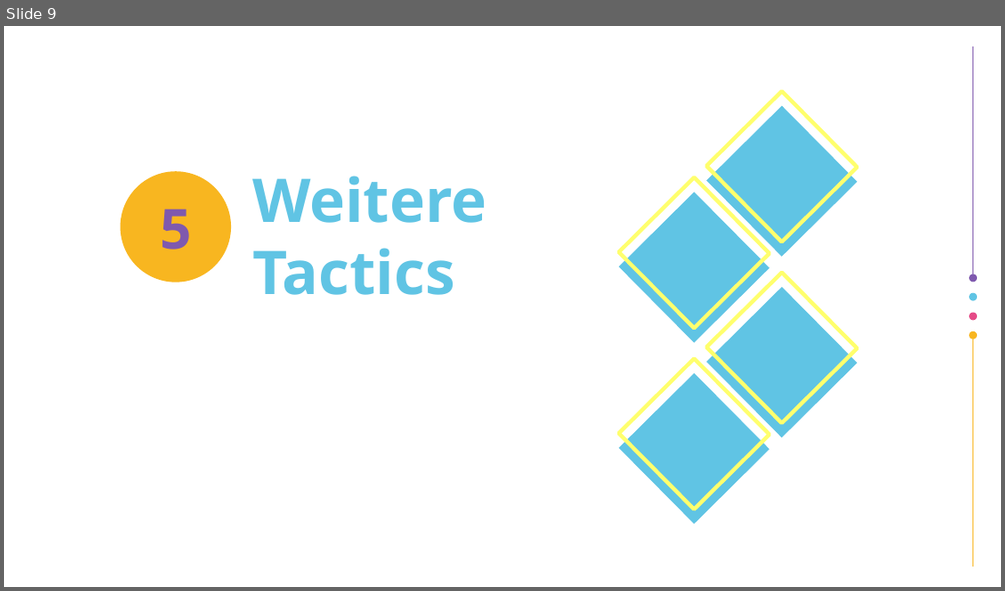
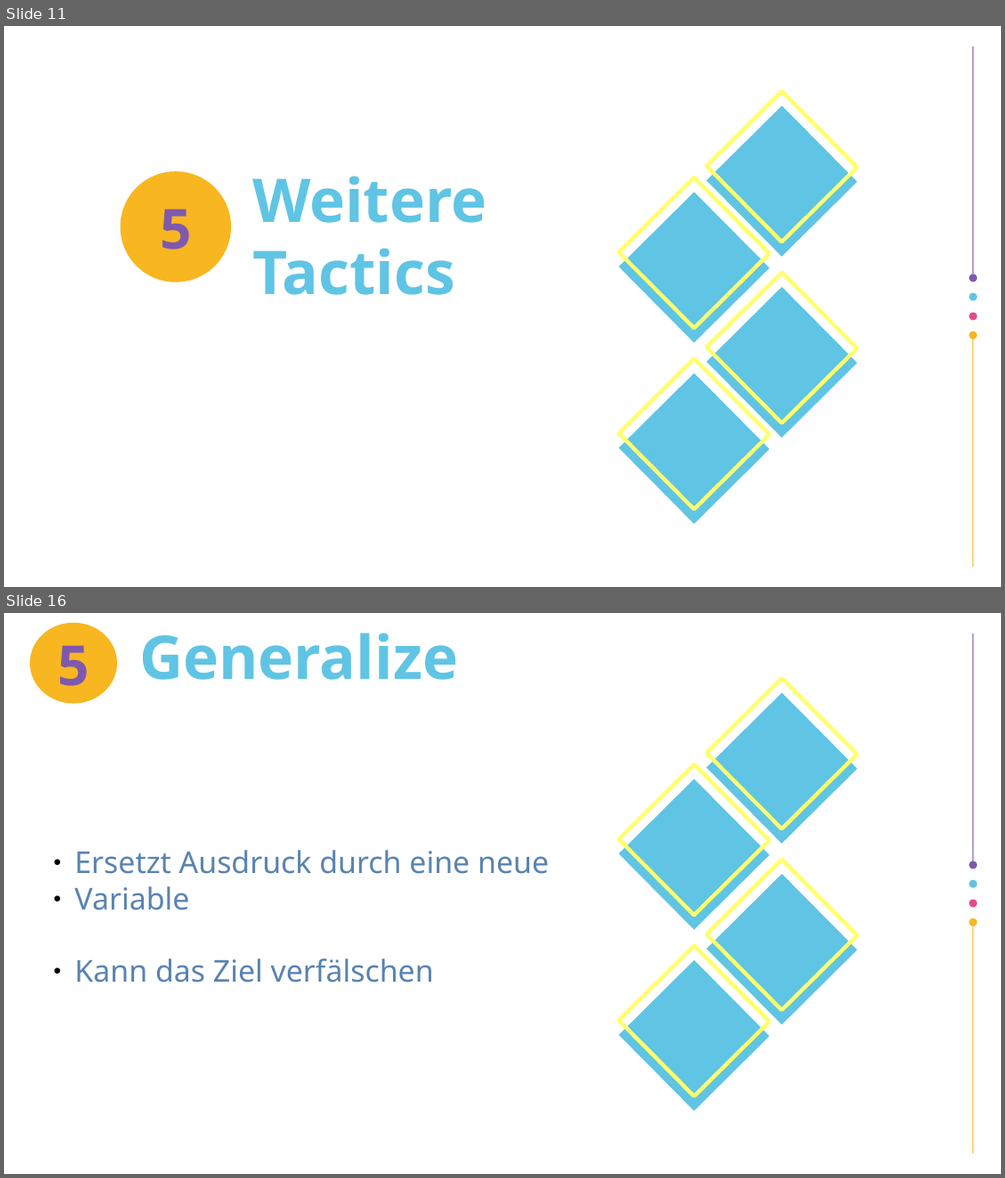
Before and after one commit to airberlin1/ProseminarBeweisassistenten, a slide deck: presentation.odp. Shown one above the other, each under a label of ours: slide 9 before the commit, slides 11 and 16 after it; the slides between them are not shown. The pictures are 1005x591 and 1005x1178 pixels, drawn with LibreOffice and Linux fonts; fonts in the diff are those of the drawing; background and template pictures are left out. Boxes give left, top, right and bottom in pixels: in the first picture for what was removed or moved away, otherwise in the second. Text is boxed around its words. In the diff, an @@ line names an element or a change of style, - is before the commit and + after.

```diff
--- a/presentation.odp
+++ b/presentation.odp
@@ slide 16 added at bbox=[4, 613, 1001, 1174], background #FFFFFF; not listed: 14 template elements that a slide beside it also shows @@
@@ freeform shape added at bbox=[30, 623, 117, 704], fill #F8B620, 44 pt, text #7F59AE, bold @@
+5
@@ title added at bbox=[139, 633, 458, 680], 48 pt, text #60C4E4, bold @@
+Generalize
@@ text added at bbox=[74, 850, 549, 982], 24 pt, text #5983B0 @@
+● Ersetzt Ausdruck durch eine neue
+● Variable
+● Kann das Ziel verfälschen
@@ what was slide 9 is now slide 11 @@
```
Also in this commit, not shown: 1 slide changed, 8 other slides added, 2 other files.
